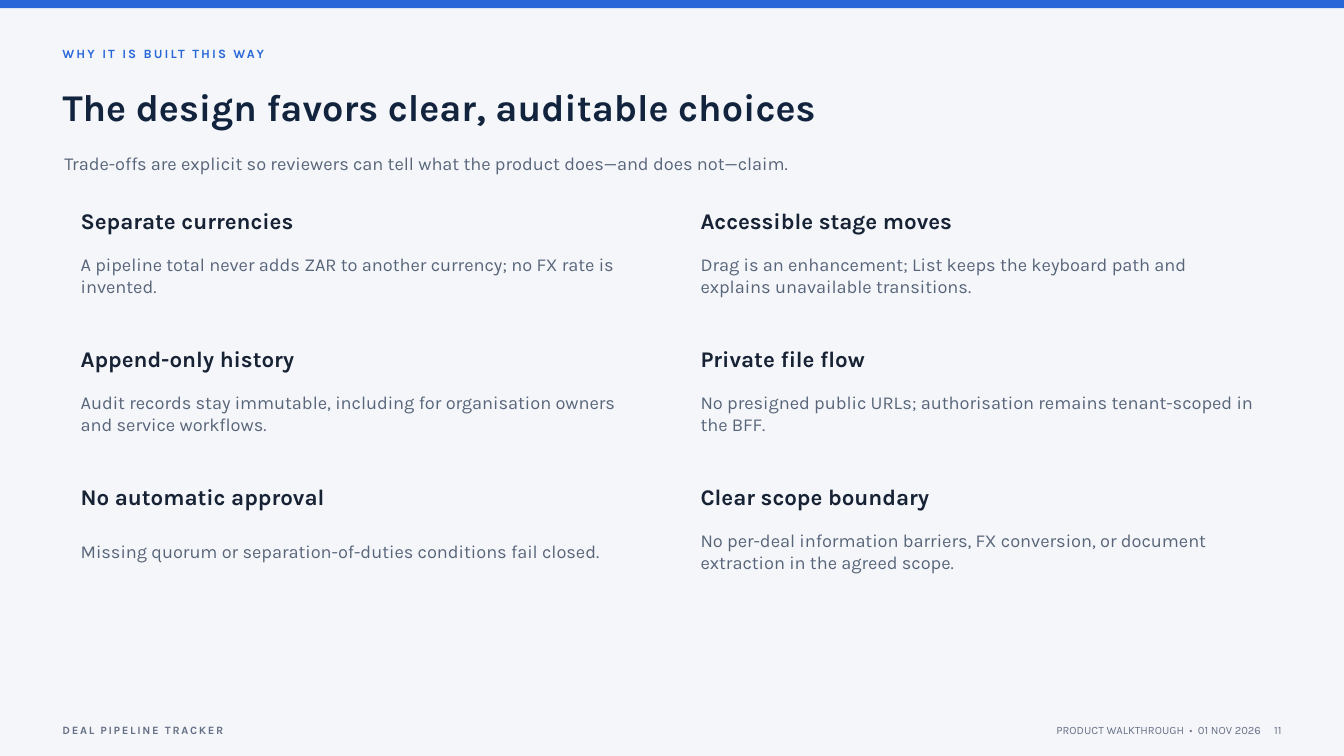
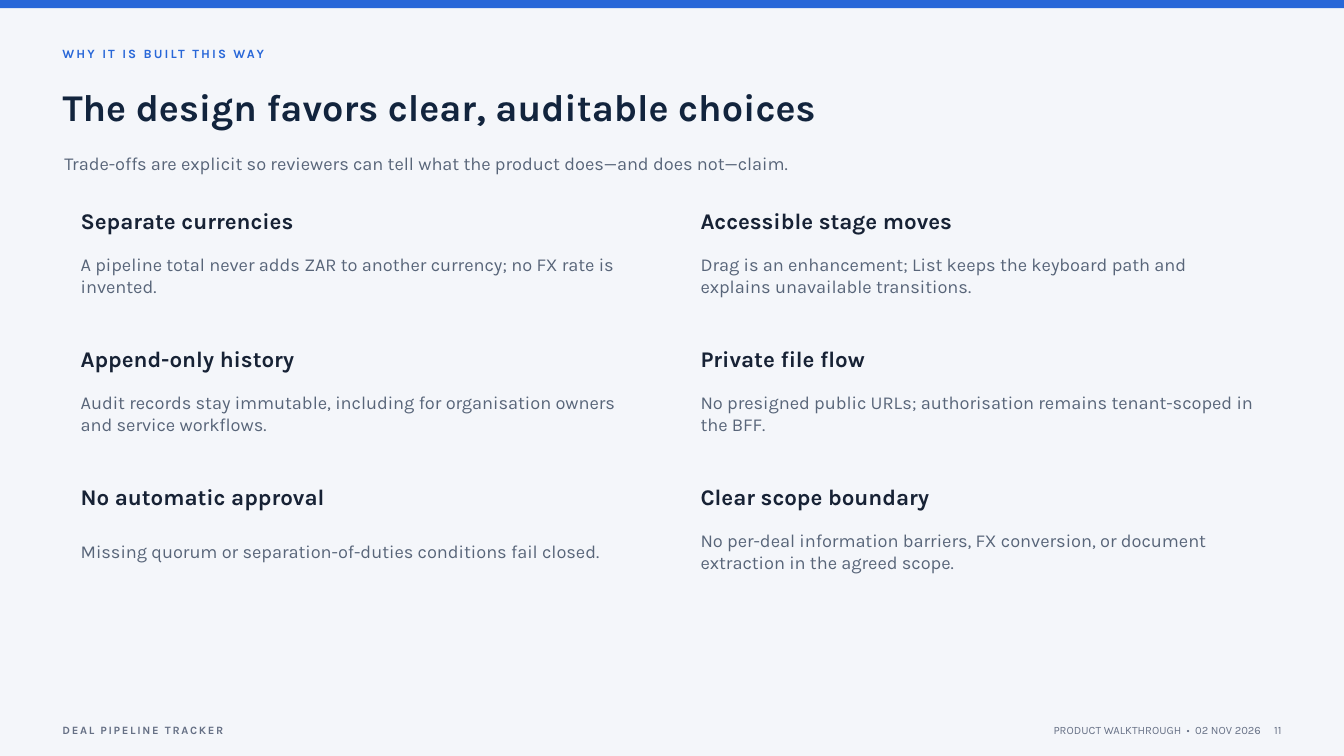
Before and after one commit to blaquetribe/deal-pipeline-tracker, a slide deck: slide 11 of docs/presentation/deal-pipeline-tracker-walkthrough.pptx. Drawn at 1344x756 pixels with LibreOffice and Linux fonts; fonts in the diff are those of the drawing. Boxes give left, top, right and bottom in pixels: in the first picture for what was removed or moved away, otherwise in the second. Text is boxed around its words. In the diff, an @@ line names an element or a change of style, - is before the commit and + after.

```diff
--- a/docs/presentation/deal-pipeline-tracker-walkthrough.pptx
+++ b/docs/presentation/deal-pipeline-tracker-walkthrough.pptx
@@ text at bbox=[1054, 727, 1281, 734]: text changed @@
-PRODUCT WALKTHROUGH • 01 NOV 2026 11
+PRODUCT WALKTHROUGH • 02 NOV 2026 11
```
Also in this commit, not shown: 12 other slides changed, 33 other files.
